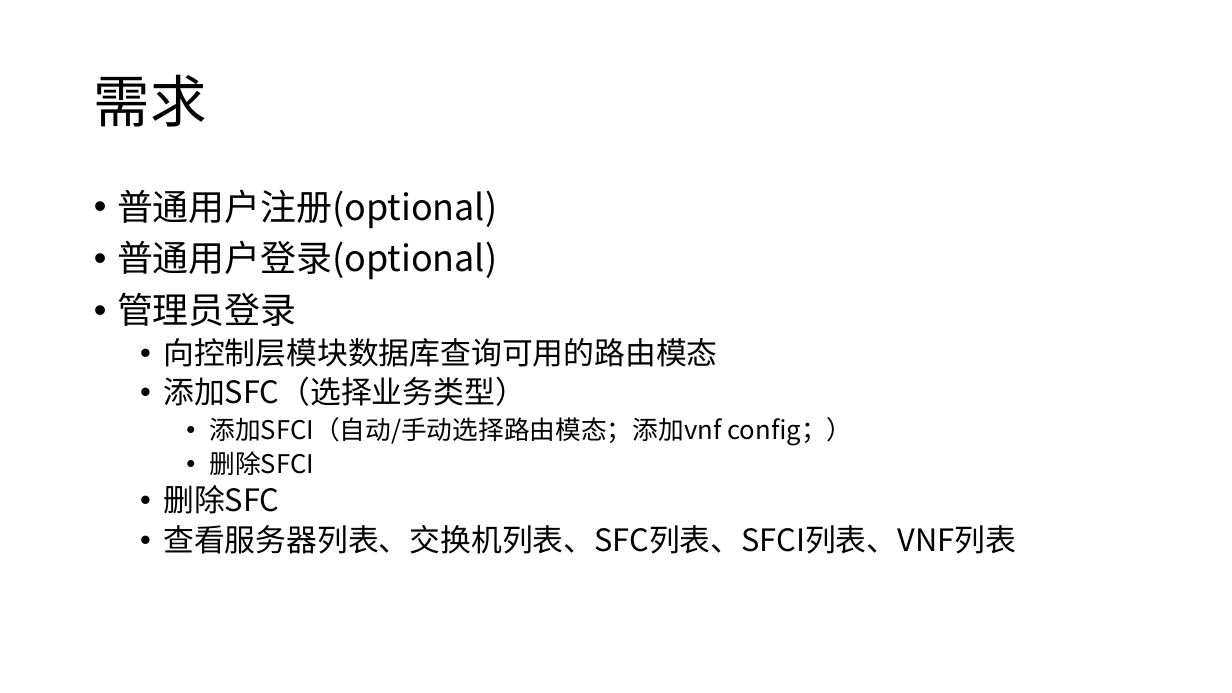
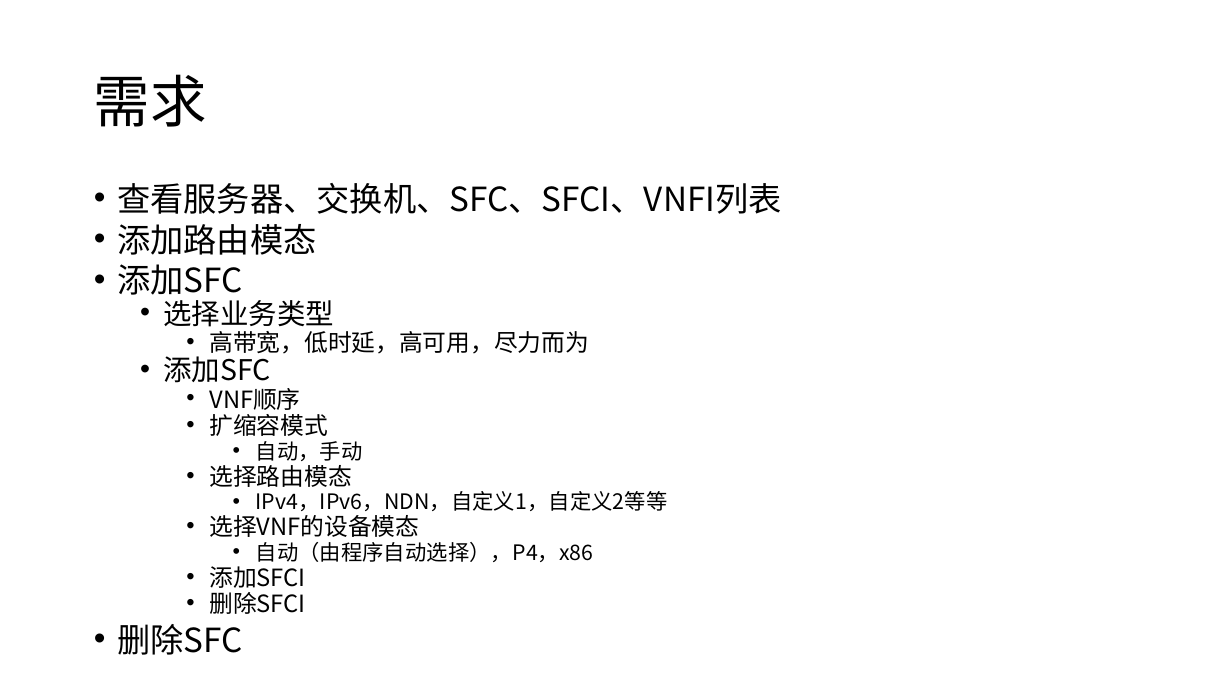
Before and after one commit to magaboomchen/SelfAdaptiveMano, a slide deck: slide 7 of doc/SoftwareDesign/Dashboard/DashboardRequirements.pptx (slide 2 before the commit). Drawn at 1232x693 pixels with LibreOffice and Linux fonts; fonts in the diff are those of the drawing. Boxes give left, top, right and bottom in pixels: in the first picture for what was removed or moved away, otherwise in the second. Text is boxed around its words. In the diff, an @@ line names an element or a change of style, - is before the commit and + after.

```diff
--- a/doc/SoftwareDesign/Dashboard/DashboardRequirements.pptx
+++ b/doc/SoftwareDesign/Dashboard/DashboardRequirements.pptx
@@ text at box(117, 183, 782, 588): text changed; size 28 to 18.5 pt @@
-• 普通用户注册(optional)
-• 普通用户登录(optional)
-• 管理员登录
-  • 向控制层模块数据库查询可用的路由模态
-  • 添加SFC（选择业务类型）
-    • 添加SFCI（自动/手动选择路由模态；添加vnf config；）
+• 查看服务器、交换机、SFC、SFCI、VNFI列表
+• 添加路由模态
+• 添加SFC
+  • 选择业务类型
+    • 高带宽，低时延，高可用，尽力而为
+  • 添加SFC
+    • VNF顺序
+    • 扩缩容模式
+      • 自动，手动
+    • 选择路由模态
+      • IPv4，IPv6，NDN，自定义1，自定义2等等
+    • 选择VNF的设备模态
+      • 自动（由程序自动选择），P4，x86
+    • 添加SFCI
@@ text at box(163, 525, 1016, 554): paragraph removed @@
-  • 查看服务器列表、交换机列表、SFC列表、SFCI列表、VNF列表
@@ text at box(117, 592, 306, 655): size 20 to 18.5 pt in "删除SFCI"; size 24 to 25.9 pt in "删除SFC"; line spacing 0.9 to 0.7; list level 2 to 1 in "删除SFC" @@
```
Also in this commit, not shown: 1 other slide changed, 5 slides added, 17 other files.
